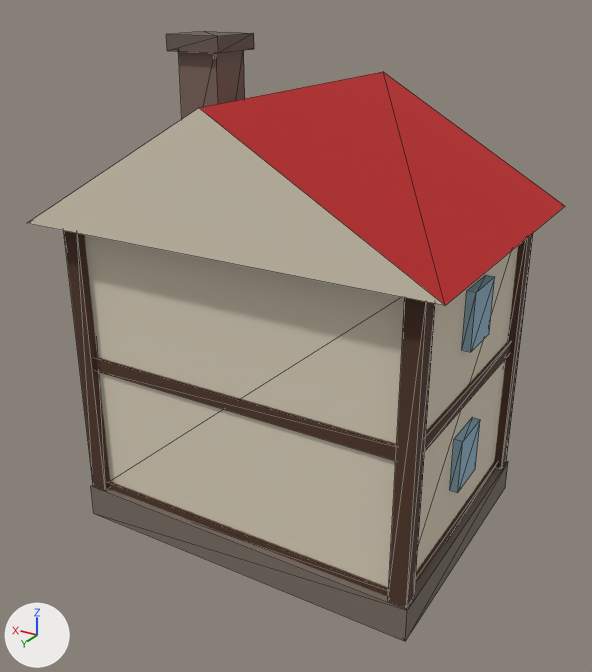
The glTF model gallery/building.glb, before and after one commit.
Camera for both pictures: a 50 mm lens placed at (-7.83, 13.44, 10.69), pointed at (0.0, 0.38, 4.16). Every picture has the same lights, and +X, +Y and +Z are marked at lower left. The first picture is the older version. Mesh edges are drawn as thin lines. Vertices at exactly the same position are counted once.

In view in the first picture: 'building'.
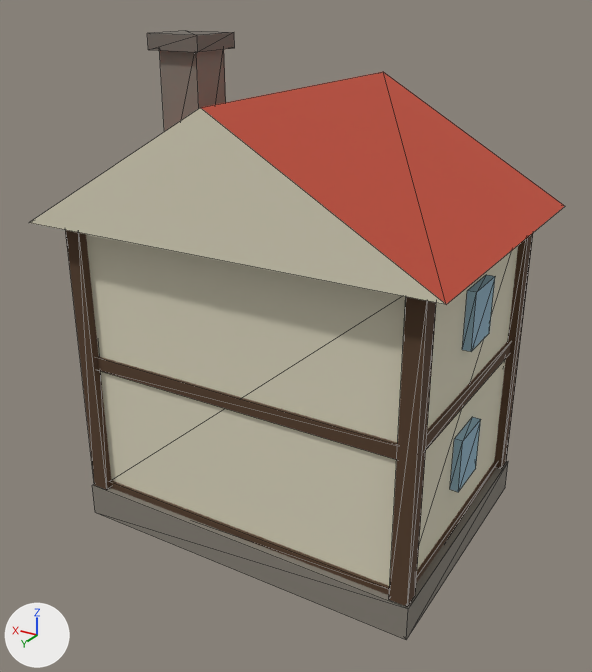
The newer file is also rescaled (x0.857), turned or shifted as a whole; pictures and numbers use the older file's frame.

Pixel boxes [x1, y1, x2, y2] of what changed, in the pictures (592 x 672 px; the box of a moved part takes in the faces that stretch with it):
'building', reshaped, recoloured: before [28, 31, 564, 641]; after [29, 31, 564, 640]
part 1 of me_building, moved or reshaped: before [178, 51, 245, 119]; after [159, 49, 226, 132]
part 2 of me_building, moved or reshaped: before [166, 31, 254, 53]; after [147, 31, 235, 52]
part 3 of me_building, recoloured: [66, 72, 564, 607] in both
part 4 of me_building, edited (looks the same): [417, 246, 518, 570] in both
part 5 of me_building, edited (looks the same): [92, 31, 508, 639] in both

The edits, one by one:
me_building is used by ob_building; location (0.0, 0.0, 0.0).
me_building had 166 vertices, 246 faces and spanned x -4.13..4.13, y -3.24..3.24, z 0.0..9.86.
me_building now has 166 vertices, 246 faces and spans x -4.13..4.13, y -3.24..3.19, z 0.0..9.86.
me_building part 1: the loose piece of 8 vertices spanning x 1.12..1.96, y 0.36..1.2, z 7.06..9.67 is moved by (0.46, -0.03, 0.0).
me_building part 2: the loose piece of 8 vertices spanning x 0.98..2.1, y 0.22..1.34, z 9.58..9.86 is moved by (0.46, -0.03, 0.0).
me_building part 3: 100 faces centred in x -3.67..3.67, y -2.8..2.78, z 0.56..8.17 are repainted in the vertex colours; the middle colour goes from brown #503525 to brown #553d29.
me_building part 4: 110 faces centred in x -3.67..3.67, y -3.24..3.24, z 0.7..7.37 are repainted in the vertex colours; the middle colour goes from blue #94b7cb to blue #95b8cb.
me_building part 5: 36 faces centred in x -3.71..3.71, y -2.82..2.82, z 0.0..9.86 are repainted in the vertex colours; the middle colour goes from brown #74695f to grey #807a70.
Other edits to the shape of me_building do not show in these pictures.
